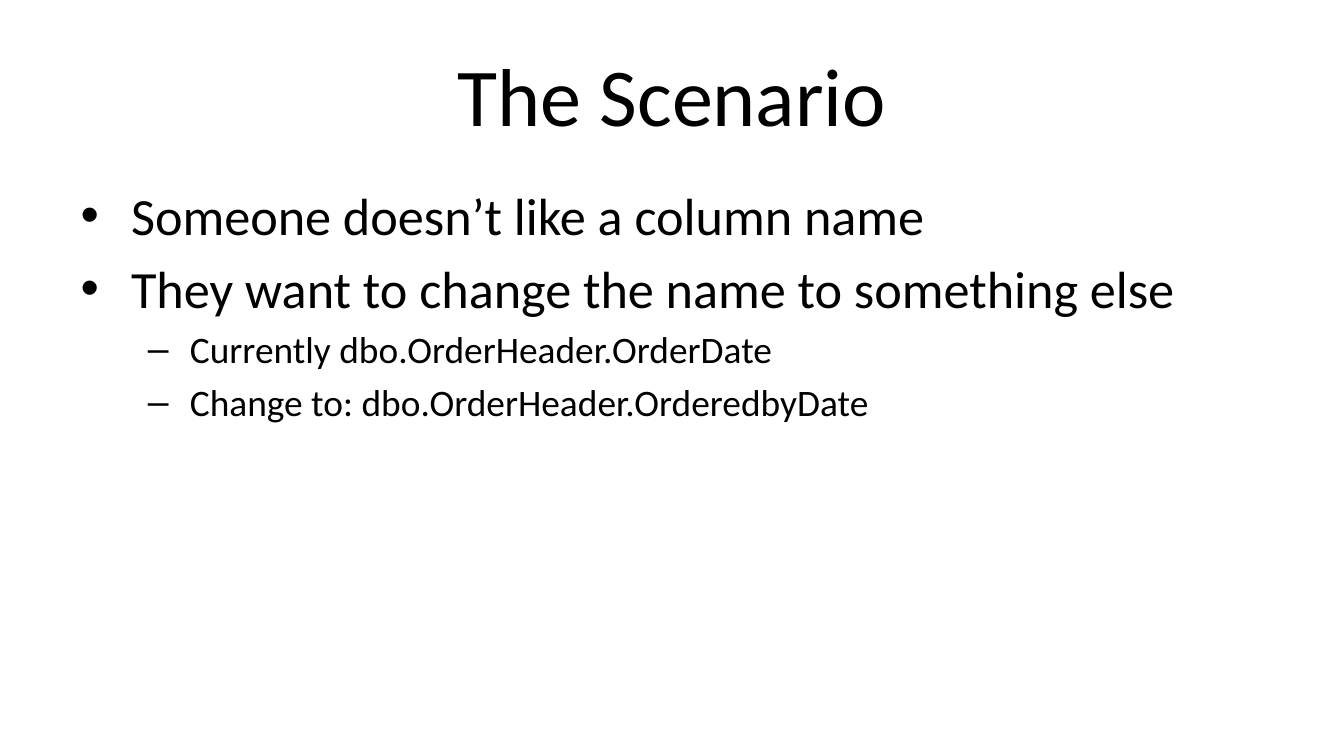
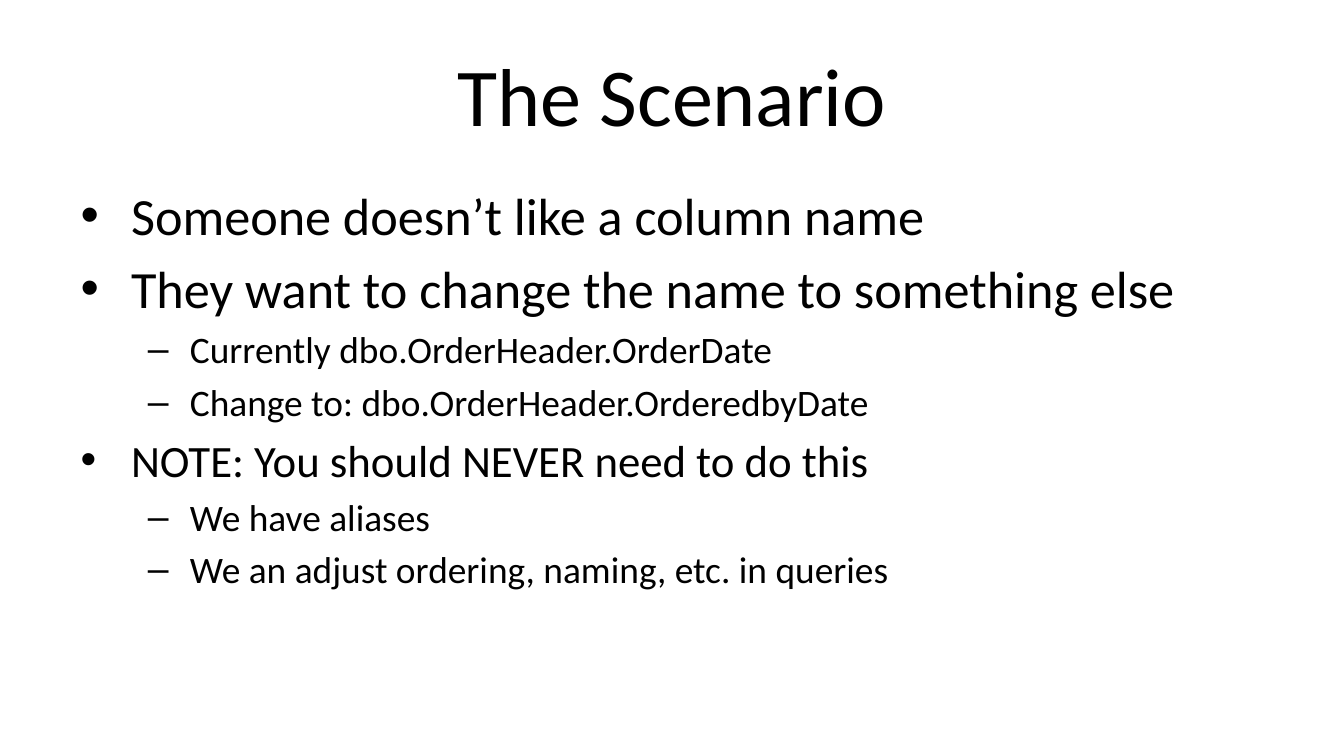
Before and after one commit to way0utwest/ZeroDowntime, a slide deck: slide 24 of VSLive_LasVegas2023_W19_ArchitectZeroDowntime.pptx. Drawn at 1344x756 pixels with LibreOffice and Linux fonts; fonts in the diff are those of the drawing; background and template pictures are left out. Boxes give left, top, right and bottom in pixels: in the first picture for what was removed or moved away, otherwise in the second. Text is boxed around its words. In the diff, an @@ line names an element or a change of style, - is before the commit and + after.

```diff
--- a/VSLive_LasVegas2023_W19_ArchitectZeroDowntime.pptx
+++ b/VSLive_LasVegas2023_W19_ArchitectZeroDowntime.pptx
@@ text at [131, 446, 889, 590]: paragraphs added @@
+• NOTE: You should NEVER need to do this
+  – We have aliases
+  – We an adjust ordering, naming, etc. in queries
```
Also in this commit, not shown: 11 other slides changed.
